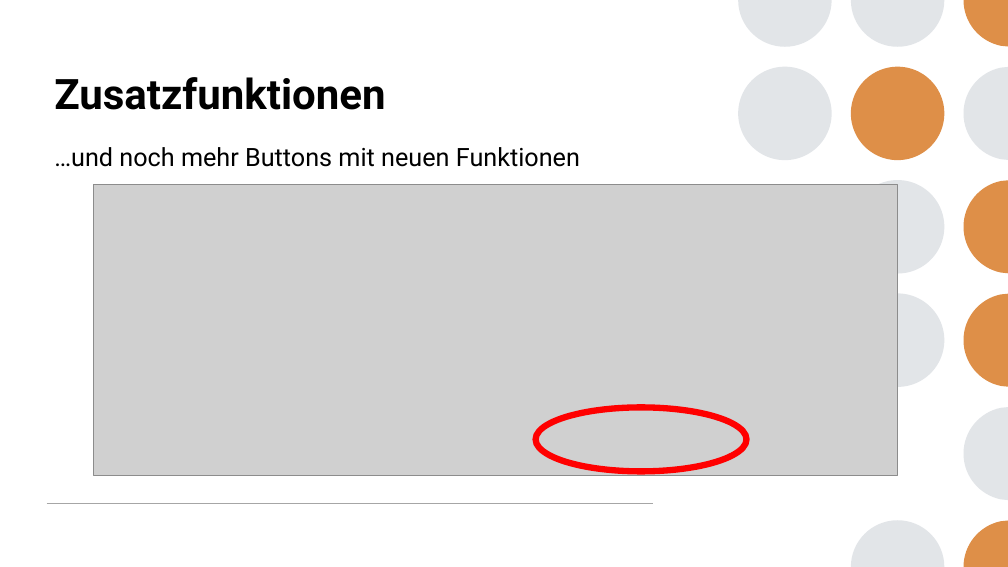
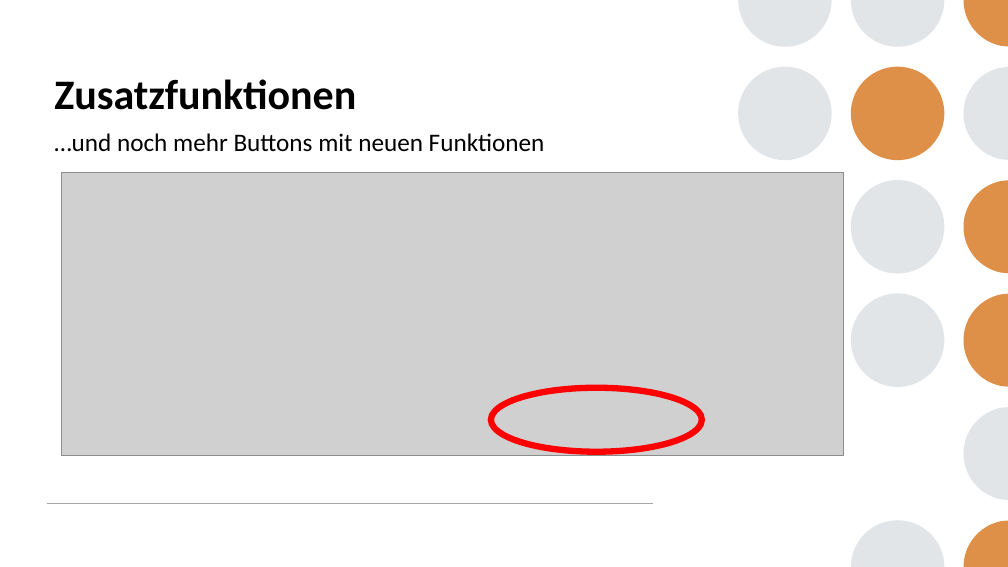
Before and after one commit to AllieW99/Feinstaubstation, a slide deck: slide 11 of Documentation/Abschlusspräsentation.pptx. Drawn at 1008x567 pixels with LibreOffice and Linux fonts; fonts in the diff are those of the drawing; grey boxes stand for pictures. Boxes give left, top, right and bottom in pixels: in the first picture for what was removed or moved away, otherwise in the second. Text is boxed around its words. In the diff, an @@ line names an element or a change of style, - is before the commit and + after.

Commit message:
Updated final presentation

```diff
--- a/Documentation/Abschlusspräsentation.pptx
+++ b/Documentation/Abschlusspräsentation.pptx
@@ title "Zusatzfunktionen" at [54, 79, 356, 110]: font Roboto to Calibri @@
@@ text "…und noch mehr Buttons mit ..." at [54, 133, 545, 152]: font Roboto to Calibri @@
@@ text "…und noch mehr Buttons mit ...": place and size @@
-text "…und noch mehr Buttons mit ..." at [54, 147, 580, 167]
+text "…und noch mehr Buttons mit ..." at [54, 133, 545, 152]
@@ picture: place and size @@
-picture at [94, 185, 898, 476]
+picture at [61, 173, 843, 456]
@@ ellipse: place and size @@
-ellipse at [536, 408, 747, 472]
+ellipse at [491, 388, 702, 452]
```
Also in this commit, not shown: 12 other slides changed, 1 slide added, 1 slide removed.
